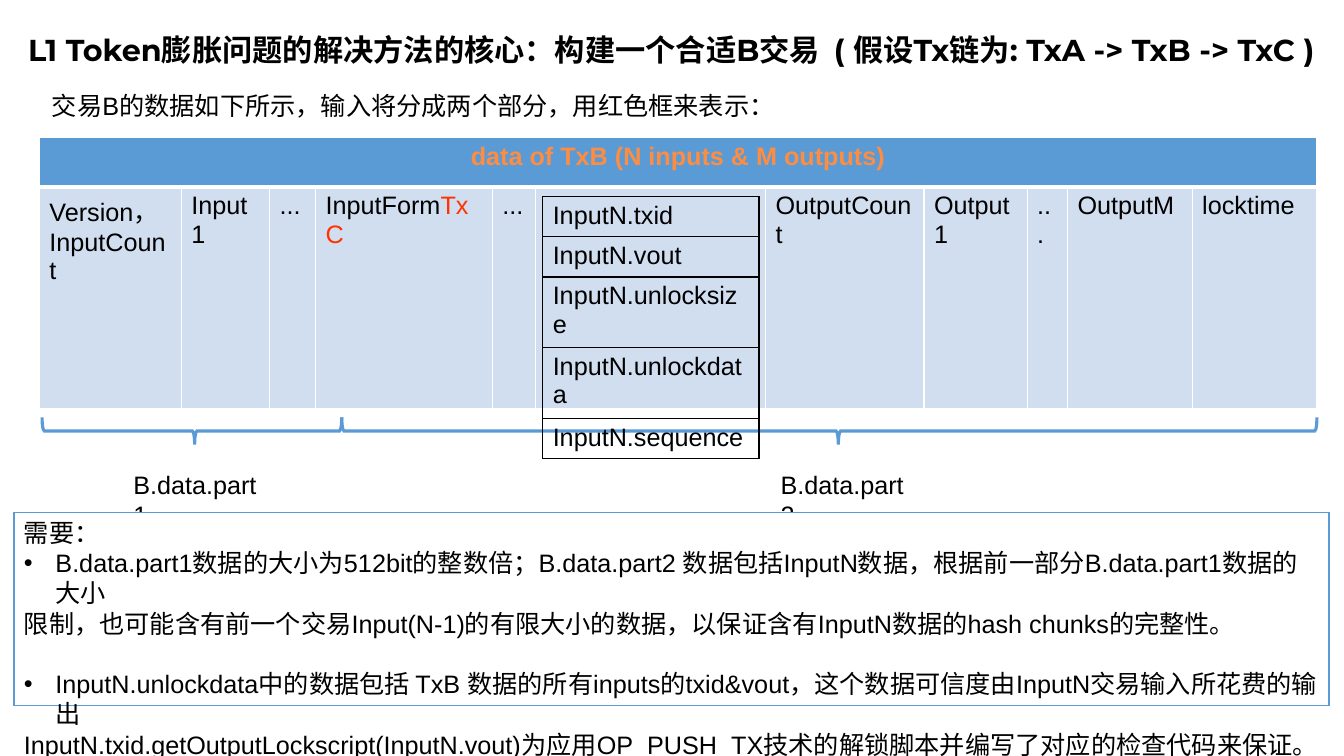
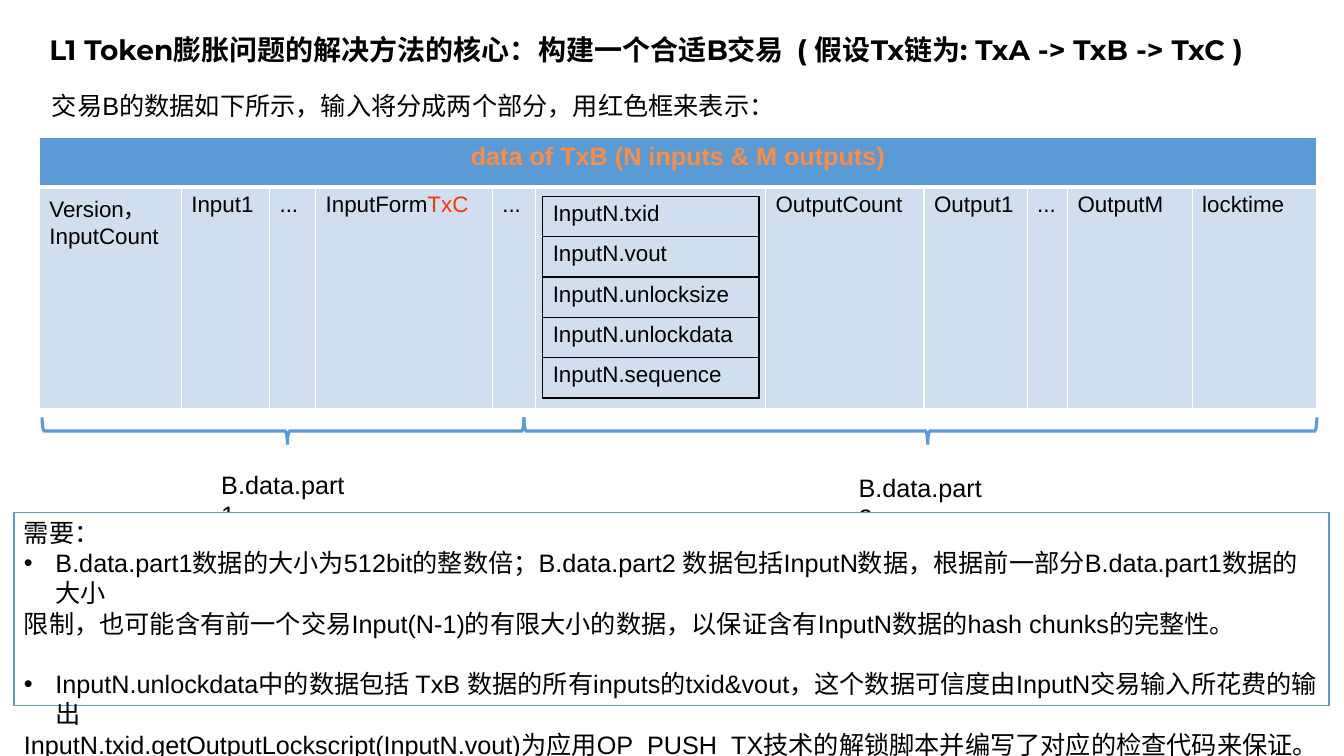
Before and after one commit to TuringBitChain/Document, a slide deck: slide 6 of Solve_BSV-L1-Contract_BackToGenesis_Problem_WithoutHardFork.pptx. Drawn at 1344x756 pixels with LibreOffice and Linux fonts; fonts in the diff are those of the drawing. Boxes give left, top, right and bottom in pixels: in the first picture for what was removed or moved away, otherwise in the second. Text is boxed around its words. In the diff, an @@ line names an element or a change of style, - is before the commit and + after.

```diff
--- a/Solve_BSV-L1-Contract_BackToGenesis_Problem_WithoutHardFork.pptx
+++ b/Solve_BSV-L1-Contract_BackToGenesis_Problem_WithoutHardFork.pptx
@@ title "L1 Token膨胀问题的解决方法的核心：构建一个合适B交易 ( 假设Tx链为: TxA ...": place and size @@
-title "L1 Token膨胀问题的解决方法的核心：构建一个合适B交易 ( 假设Tx链为: TxA ..." at [28,35,1295,64]
+title "L1 Token膨胀问题的解决方法的核心：构建一个合适B交易 ( 假设Tx链为: TxA ..." at [49,36,1225,63]
@@ title "L1 Token膨胀问题的解决方法的核心：构建一个合适B交易 ( 假设Tx链为: TxA ..." at [49,36,1225,63]: size 21.6 to 20 pt @@
@@ table at [39,138,1318,409] @@
@@ size 18 to 16 pt in "Version，", "InputCount", "Input1", "..." and 7 more places @@
@@ table at [542,197,759,398] @@
@@ size 18 to 16 pt @@
@@ left brace: place and size @@
-left brace at [42,417,342,445]
+left brace at [42,418,524,445]
@@ left brace: place and size @@
-left brace at [342,417,1317,445]
+left brace at [524,417,1318,445]
@@ text "B.data.part1": place and size @@
-text "B.data.part1" at [133,475,256,500]
+text "B.data.part1" at [221,475,344,500]
@@ text "B.data.part2": place and size @@
-text "B.data.part2" at [781,475,904,500]
+text "B.data.part2" at [859,478,982,502]
```
Also in this commit, not shown: 6 other slides changed.
